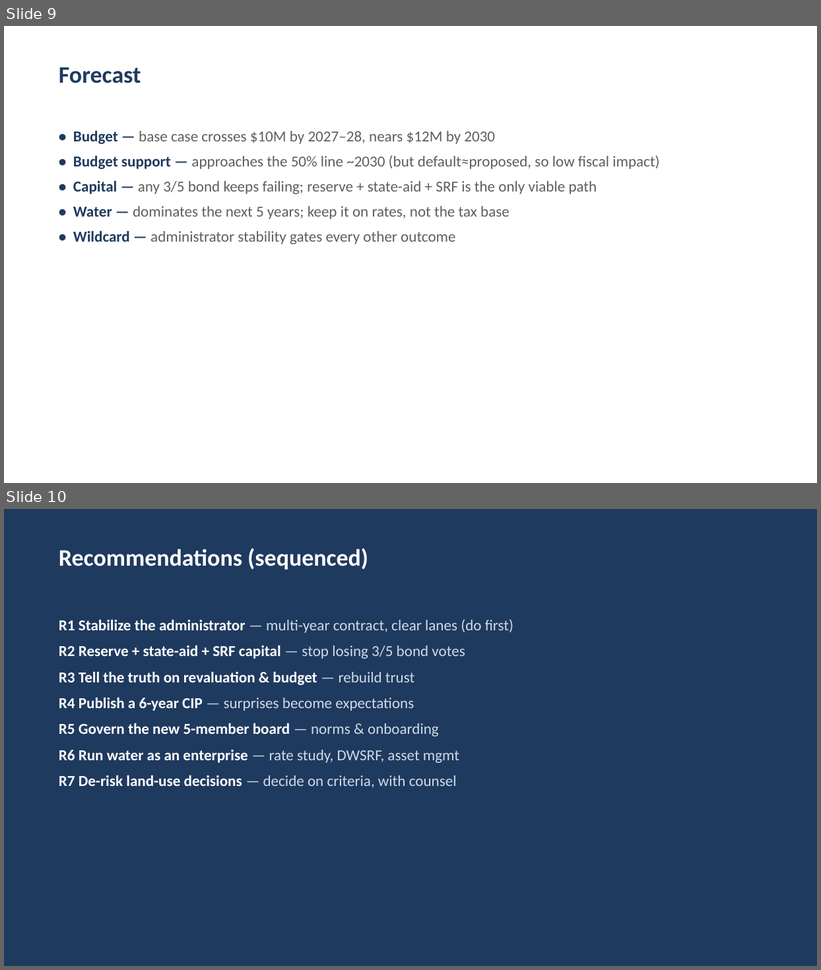
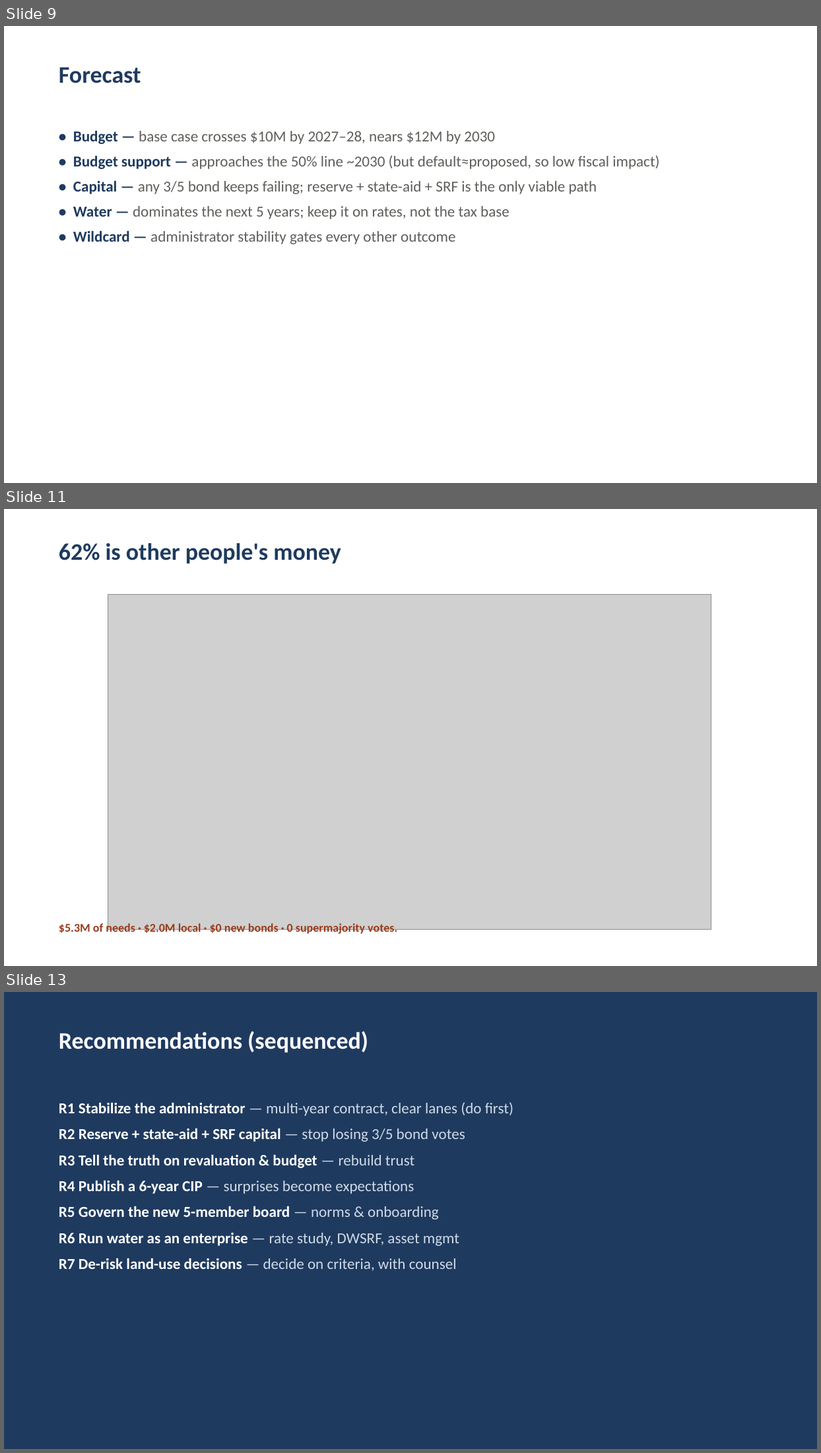
Before and after one commit to 97n8/puddlejumper, a slide deck: docs/analyses/swanzey-financial-review/Deliverables/Board Presentation.pptx. Shown one above the other, each under a label of ours: slides 9 and 10 before the commit, slides 9, 11 and 13 after it; the slides between them are not shown. The pictures are 821x970 and 821x1453 pixels, drawn with LibreOffice and Linux fonts; fonts in the diff are those of the drawing; grey boxes stand for pictures. Boxes give left, top, right and bottom in pixels: in the first picture for what was removed or moved away, otherwise in the second. Text is boxed around its words. In the diff, an @@ line names an element or a change of style, - is before the commit and + after.

```diff
--- a/docs/analyses/swanzey-financial-review/Deliverables/Board Presentation.pptx
+++ b/docs/analyses/swanzey-financial-review/Deliverables/Board Presentation.pptx
@@ slide 11 added at [4,509,817,966], background #FFFFFF @@
@@ rectangle added at [4,509,817,966], fill #FFFFFF @@
@@ text added at [59,543,341,564], 28 pt, text #1F3A5F, bold @@
+62% is other people's money
@@ picture added at [108,594,712,930] @@
@@ text added at [59,922,397,935], 14 pt, text #993C1D, bold @@
+$5.3M of needs · $2.0M local · $0 new bonds · 0 supermajority votes.
@@ what was slide 10 is now slide 13 @@
```
Also in this commit, not shown: 1 slide changed, 2 other slides added, 15 other files.
